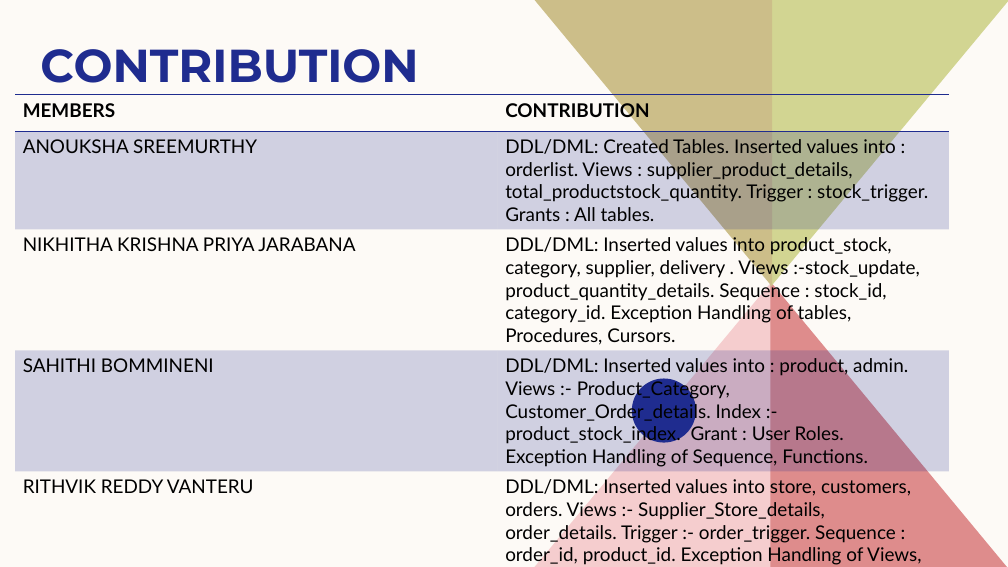
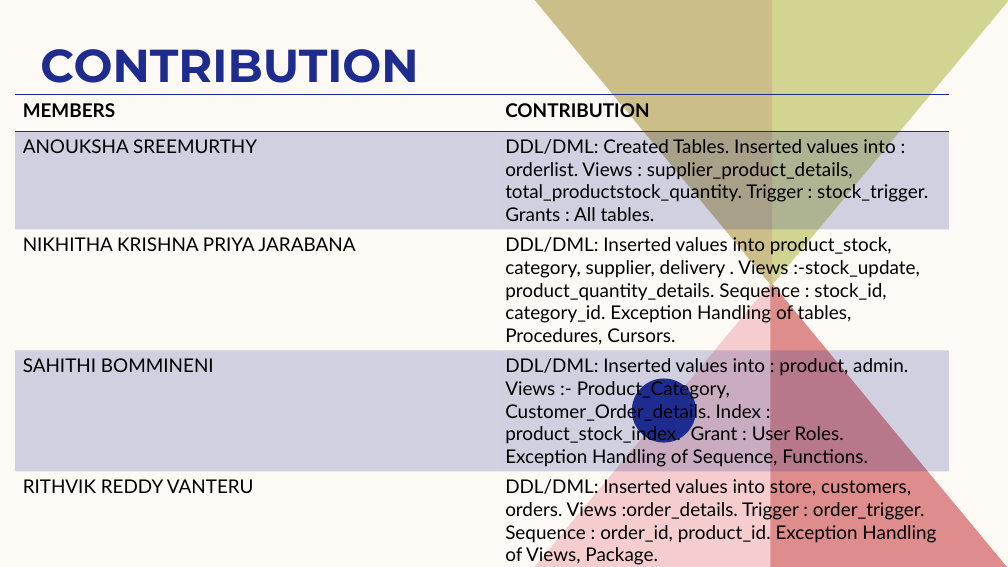
Before and after one commit to nikhithajarabana/DATAVERSE_PROJECT, a slide deck: slide 2 of DMDD PPT Final.pptx. Drawn at 1008x567 pixels with LibreOffice and Linux fonts; fonts in the diff are those of the drawing. Boxes give left, top, right and bottom in pixels: in the first picture for what was removed or moved away, otherwise in the second. Text is boxed around its words. In the diff, an @@ line names an element or a change of style, - is before the commit and + after.

```diff
--- a/DMDD PPT Final.pptx
+++ b/DMDD PPT Final.pptx
@@ table at <box>15,95,949,567</box> @@
-row 4, column 2: DDL/DML: Inserted values into : product, admin. Views :- Product_Category, / Customer_Order_details. Index :- product_stock_index. Grant : User Roles. / Exception Handling of Sequence, Functions.
+row 4, column 2: DDL/DML: Inserted values into : product, admin. Views :- Product_Category, / Customer_Order_details. Index : product_stock_index. Grant : User Roles. / Exception Handling of Sequence, Functions.
-row 5, column 2: DDL/DML: Inserted values into store, customers, orders. Views :- Supplier_Store_details, order_details. Trigger :- order_trigger. Sequence : order_id, product_id. Exception Handling of Views, Package.
+row 5, column 2: DDL/DML: Inserted values into store, customers, orders. Views :order_details. Trigger : order_trigger. Sequence : order_id, product_id. Exception Handling of Views, Package.
```
